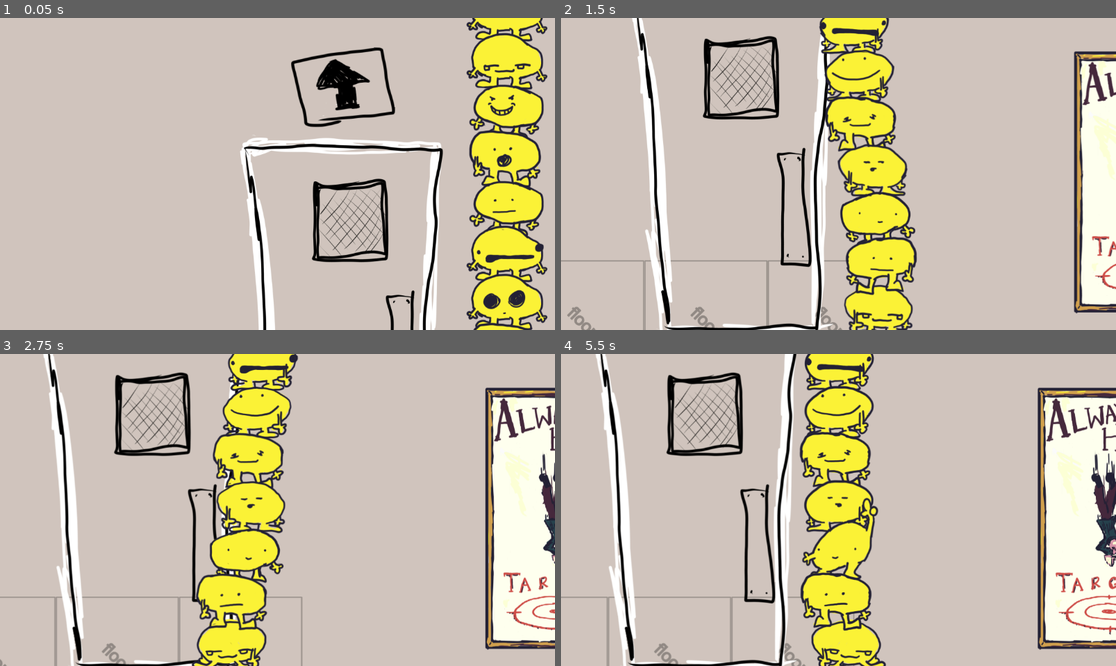
Above: before the commit, frames 1-4 (two rows, left to right).
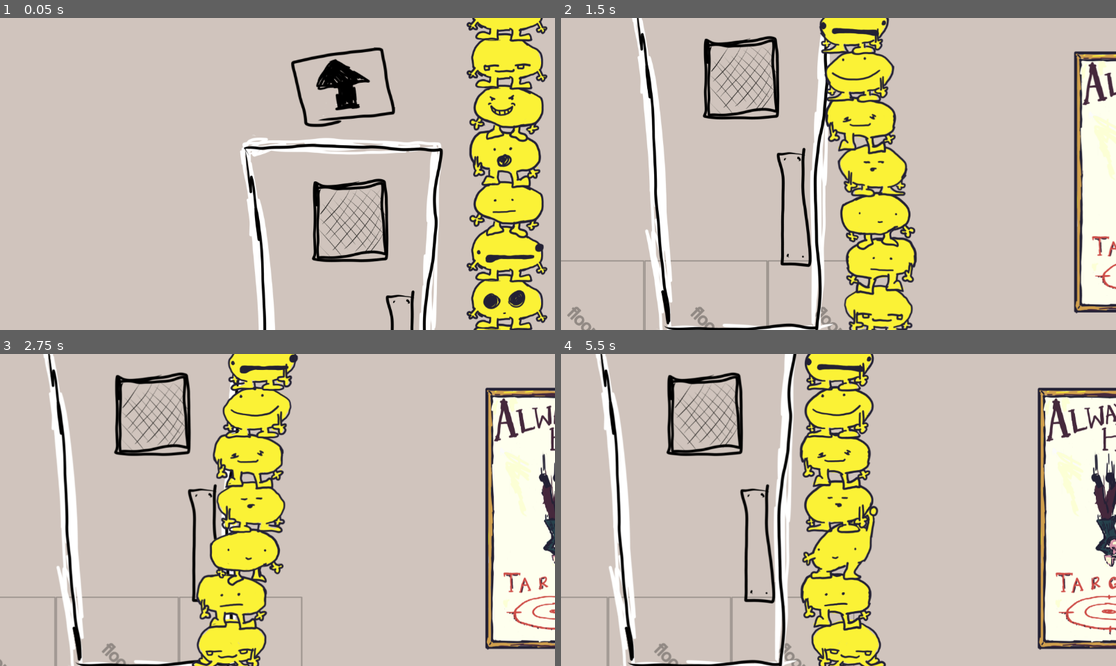
Above: after the commit, the same moments.

Repository: JCoMcL/gourt-game
Game: Godot game, scene res://level/office-level.tscn
The game is run twice, just before and just after one commit, with the same random seed, the same clock (stepped at 60 frames per second) and the same inputs.
Inputs (mouse positions are in pixels of both pictures, inside the frame that each line leads up to):
- Up to frame 1 (0.05 s): no input
- Up to frame 2 (1.5 s): move the mouse to (960, 158) at 0.52 s; press the mouse at (960, 158) at 0.53 s; hold Right (go right) 0.53-1.25 s; release the mouse at (960, 158) at 1.25 s; drag from (727, 189) to (810, 236) at 1.27 s
- Up to frame 3 (2.75 s): move the mouse to (333, 441) at 2.02 s; press the mouse at (333, 441) at 2.03 s; hold Left (go left) from 2.03 s (still down)
- Up to frame 4 (5.5 s): release Left (go left) at 2.75 s; release the mouse at (894, 441) at 2.75 s; drag from (810, 572) to (672, 463) at 2.77 s; move the mouse to (1005, 556) at 3.52 s; hold Right (go right) 3.53-4.25 s; hold Mouse wheel up (move equipment up) 3.53-4.25 s; click (1005, 556) at 3.8 s; drag from (672, 463) to (749, 500) at 4.27 s; move the mouse to (866, 510) at 5.02 s; hold Right (go right) from 5.03 s (still down); hold Space (slomo) from 5.03 s (still down); click (866, 510) at 5.3 s

The runs differ from the first frame. In frame 1, 0.6% of the frame differs, in the area x 85-96%, y 4-100%; in frame 2, 0.4%; in frame 3, 0.3%; in frame 4, 0.5%.

Commit message:
make gorts render in stack order

Diff:
--- a/gourts/gourt.gd
+++ b/gourts/gourt.gd
@@ -117,7 +117,6 @@
 
 func perform_the_interaction_fr(what: Node, where: Vector2) -> bool:
 	var d = Direction.get_relative(self, where)
-	print(Direction.pretty(d))
 	auto_animate = false
 	BODY.play("A_probative_%s" % Direction.pretty(d))
 	set_facing(d)
@@ -296,8 +295,7 @@
 	auto_animate = true
 
 func animate():
-	if not auto_animate:
-		return
+	z_index = Gourtilities.foot_count(self) + 1 #render gourts ontop of foot friends
 
 	if foot_friend and abs(velocity.x) > 100 and Yute.percent_chance(abs(velocity.x) / 50):
 		set_facing(foot_friend.facing)
@@ -313,7 +311,8 @@
 		FACE.play(face_anim)
 
 func _process(delta: float) -> void:
-	animate()
+	if auto_animate:
+		animate()
 
 func _input(ev: InputEvent) -> void:
 	if ev.is_action_pressed("enter door"):
